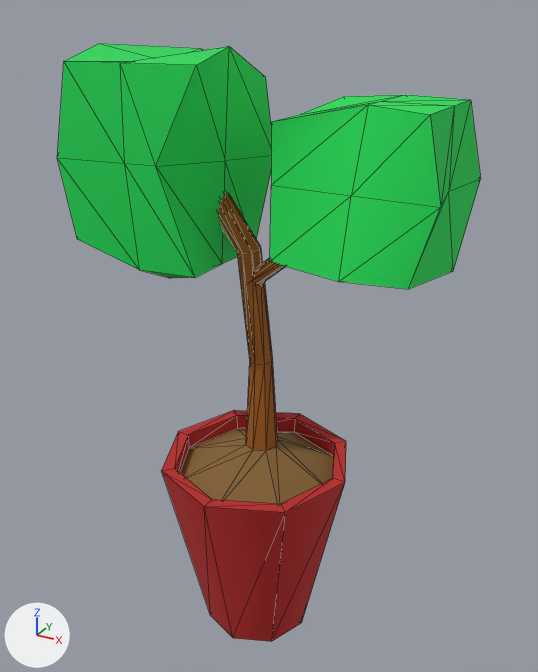
What one commit did to the FBX model Assets/Alvaro/AlvaroAssets/Oficina/Objetos/Planta01.FBX.
Camera for both pictures: a 50 mm camera at (7.891, -1.491, 5.091) aimed at (7.14, -0.126, 4.409). Every picture has the same lights, and +X, +Y and +Z are marked at lower left. Mesh edges are drawn as thin lines. Where no turn or scale is listed for an object, it has been applied to the vertices.

Script lines for the objects in view, before the commit:
```python
me_mesh = bpy.data.meshes.new('Mesh')
me_mesh.from_pydata(...)  # 132 vertices, 242 faces; spans x -0.398..0.406, y -0.23..0.23, z 0.0..1.38
# faces by material slot: [76, 16, 54, 96]
me_mesh.materials.append(mat_02marron_carton)  # brown #a25d16
me_mesh.materials.append(mat_05marron_madera)  # brown #856232
me_mesh.materials.append(mat_07rojo)  # red #bd2626
me_mesh.materials.append(mat_15verde_planta)  # green #1cdb56
ob_planta01 = bpy.data.objects.new('Planta01', me_mesh)
ob_planta01.location = (7.129, -0.166, 3.643)
```
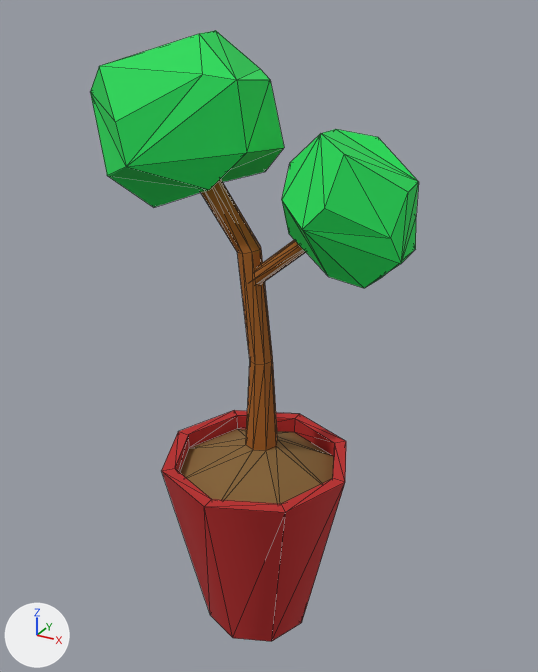
Commit message: Plantas final

The change, as a diff of the scene's bpy script:
```diff
--- a/Assets/Alvaro/AlvaroAssets/Oficina/Objetos/Planta01.FBX.py
+++ b/Assets/Alvaro/AlvaroAssets/Oficina/Objetos/Planta01.FBX.py
@@ me_mesh @@
 # used by ob_planta01; location = (7.129, -0.166, 3.643)
-me_mesh.from_pydata(...)  # 132 vertices, 242 faces; spans x -0.398..0.406, y -0.23..0.23, z 0.0..1.38
+me_mesh.from_pydata(...)  # 128 vertices, 234 faces; spans x -0.413..0.334, y -0.23..0.232, z 0.0..1.406
+# me_mesh part 1: the loose piece of 26 vertices spanning x 0.023..0.406, y -0.09..0.217, z 0.946..1.287 is rebuilt with 24 vertices and now spans x 0.071..0.334, y -0.099..0.168, z 0.94..1.233
+# me_mesh part 2
+# 24 vertices are removed from x -0.398..-0.041, y -0.188..0.199, z 0.883..1.38
+# 48 faces are deleted
+# 2 vertices move from x -0.22..-0.074, y 0.011..0.031, z 1.349..1.38 to x -0.179..-0.175, y 0.228..0.232, z 1.204..1.29
+# 22 vertices are added at x -0.413..0.018, y -0.144..0.167, z 1.045..1.406
+# 44 new faces join them, mat_15verde_planta (green #1cdb56)
 me_mesh.materials.append(mat_02marron_carton)
```

Changed parts and their boxes [x1, y1, x2, y2] in the pictures (538 x 672 px; the box of a moved part takes in the faces that stretch with it):
'Planta01', reshaped (22% narrower): before [57, 44, 481, 641]; after [90, 30, 419, 641]
part 1 of me_mesh, rebuilt (35% narrower, 18% shorter): before [270, 94, 481, 289]; after [282, 129, 419, 288]
part 2 of me_mesh, moved or reshaped: before [57, 44, 271, 278]; after [90, 30, 284, 207]
